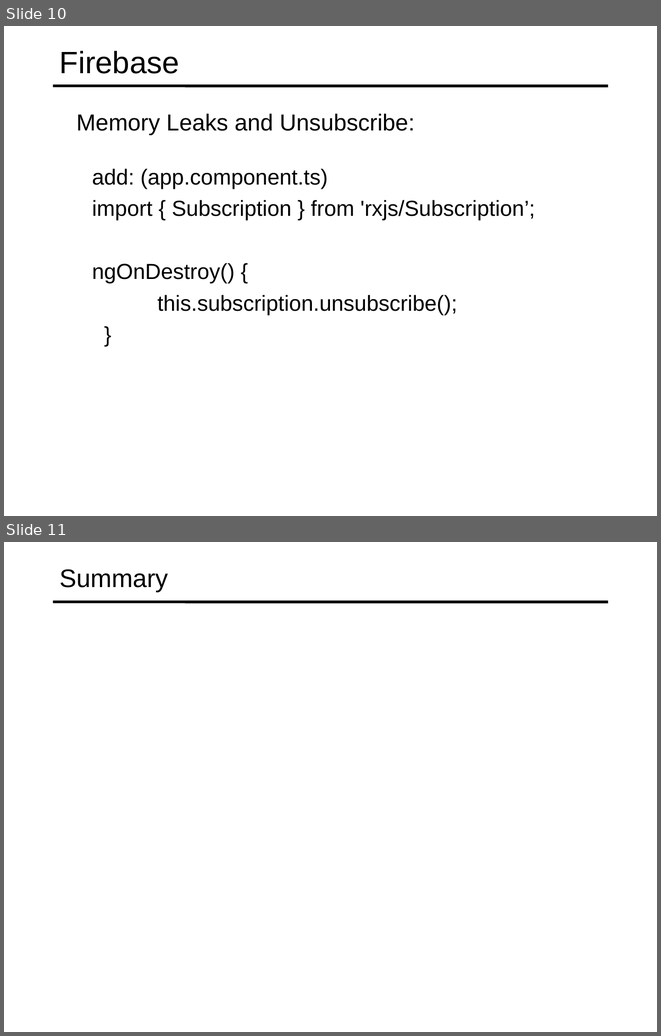
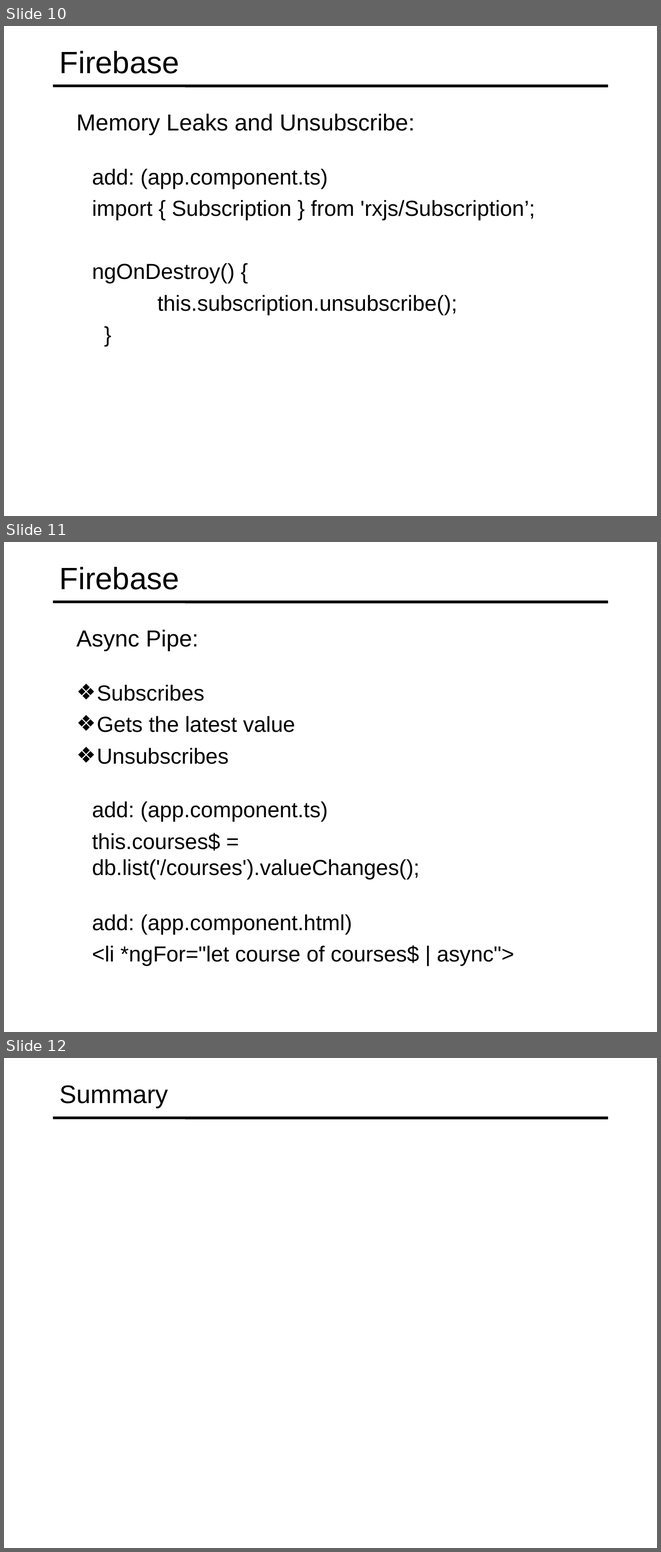
Before and after one commit to specter01wj/Jago_Link_Training, a slide deck: Angular/Angular7/Angular Advanced Course/Essentials/11.Building Real-time Server-less Apps with Firebase/L11_Building Real-time Server-less Apps with Firebase.ppt. Shown one above the other, each under a label of ours: slides 10 and 11 before the commit, slides 10, 11 and 12 after it. The pictures are 661x1036 and 661x1552 pixels, drawn with LibreOffice and Linux fonts; fonts in the diff are those of the drawing. Boxes give left, top, right and bottom in pixels: in the first picture for what was removed or moved away, otherwise in the second. Text is boxed around its words. In the diff, an @@ line names an element or a change of style, - is before the commit and + after.

Commit message:
10/15/2019 v1

```diff
--- a/Angular/Angular7/Angular Advanced Course/Essentials/11.Building Real-time Server-less Apps with Firebase/L11_Building Real-time Server-less Apps with Firebase.ppt
+++ b/Angular/Angular7/Angular Advanced Course/Essentials/11.Building Real-time Server-less Apps with Firebase/L11_Building Real-time Server-less Apps with Firebase.ppt
@@ slide 11 added at [4, 542, 657, 1032], background #FFFFFF; not listed: 1 template element that a slide beside it also shows @@
@@ title added at [60, 567, 179, 590], 34 pt, text #000000 @@
+Firebase
@@ text added at [77, 629, 199, 651], 25.5 pt, text #000000 @@
+  Async Pipe:
@@ text added at [97, 685, 295, 764], 24 pt, text #000000 @@
+  ❖ Subscribes
+  ❖ Gets the latest value
+  ❖ Unsubscribes
@@ text added at [92, 801, 420, 879], 24 pt, text #000000 @@
+  add: (app.component.ts)
+  this.courses$ = db.list('/courses').valueChanges();
@@ text added at [92, 914, 514, 966], 24 pt, text #000000 @@
+  add: (app.component.html)
+  <li *ngFor="let course of courses$ | async">
@@ what was slide 11 is now slide 12 @@
```
